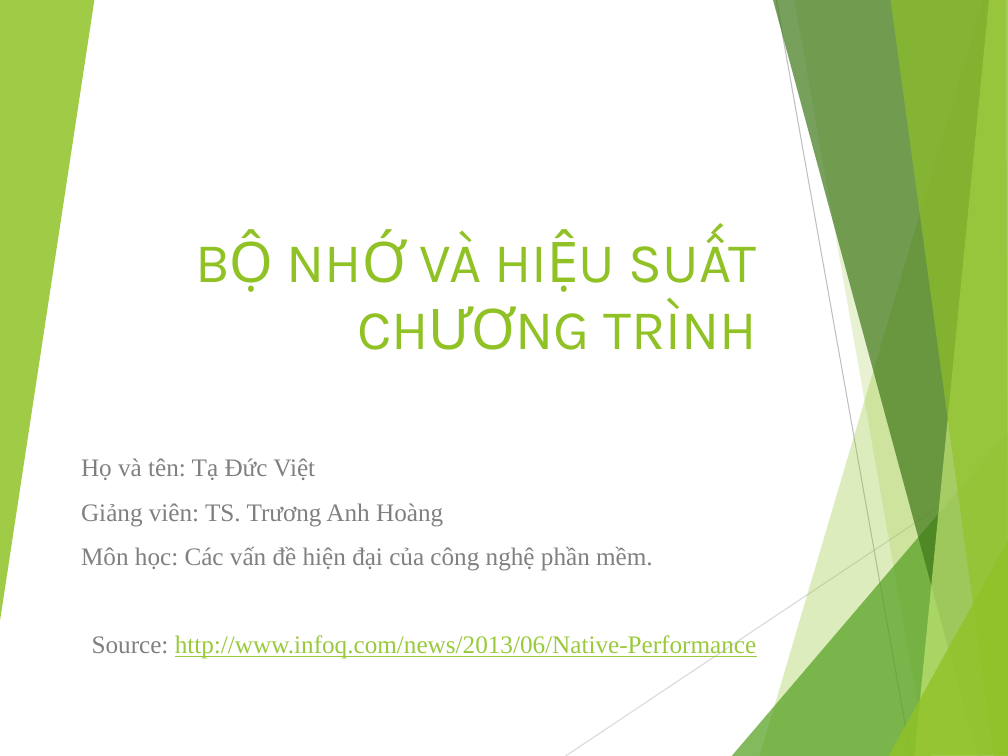
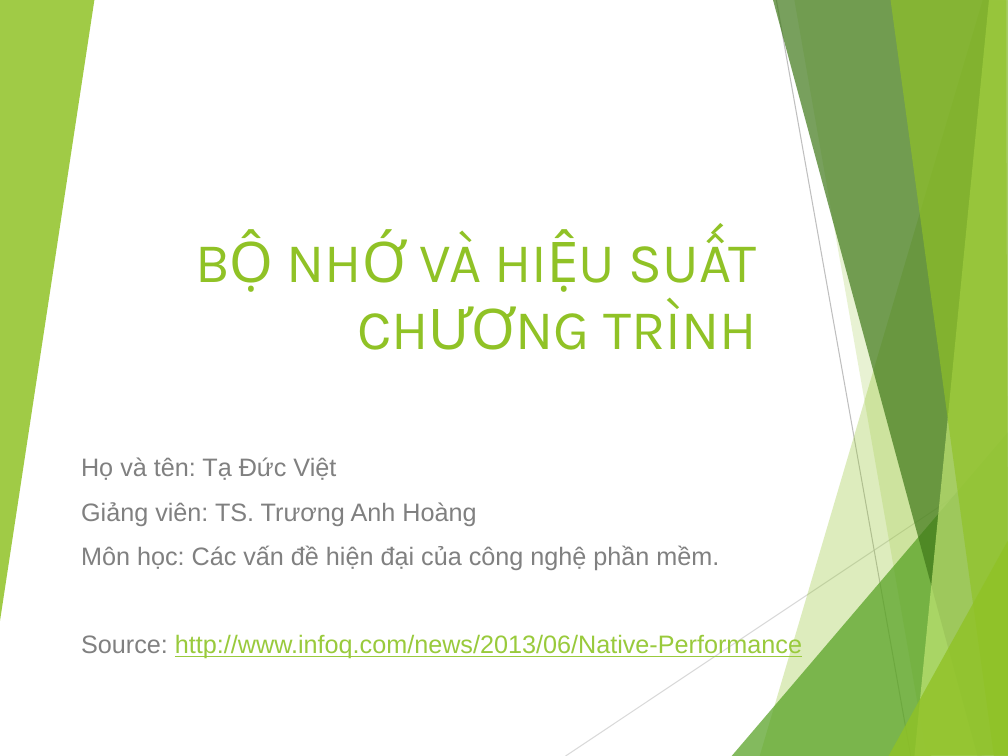
Before and after one commit to sonnv56/Mon-CVDHD-2014, a slide deck: slide 1 of Ta_Duc_Viet/Memory and Native Code Performance.pptx. Drawn at 1008x756 pixels with LibreOffice and Linux fonts; fonts in the diff are those of the drawing. Boxes give left, top, right and bottom in pixels: in the first picture for what was removed or moved away, otherwise in the second. Text is boxed around its words. In the diff, an @@ line names an element or a change of style, - is before the commit and + after.

Commit message:
edit font slide

```diff
--- a/Ta_Duc_Viet/Memory and Native Code Performance.pptx
+++ b/Ta_Duc_Viet/Memory and Native Code Performance.pptx
@@ subtitle "Họ và tên: Tạ Đức ..." at box(81, 457, 802, 659): font Times New Roman to Arial; alignment right to left @@
```
Also in this commit, not shown: 6 other slides changed.
